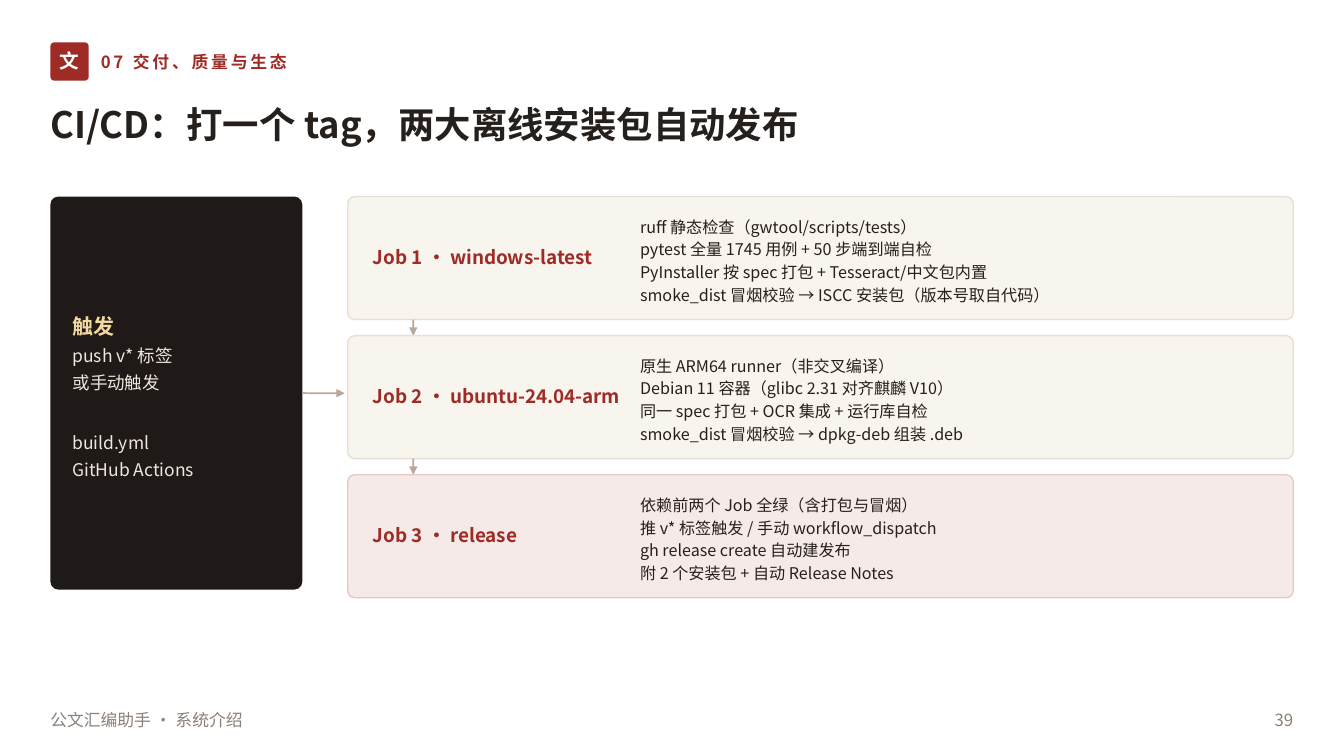
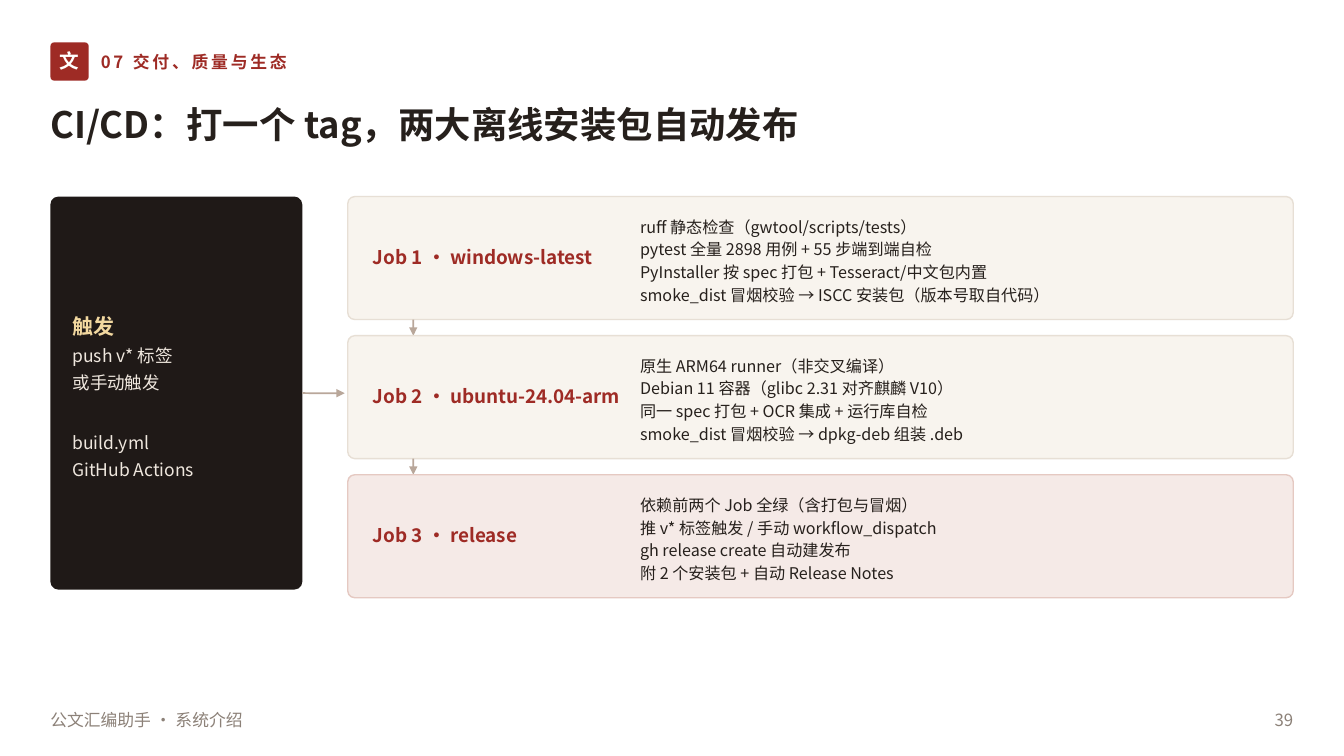
Before and after one commit to lzh745200/gwtool, a slide deck: slide 39 of doc/公文汇编助手-系统介绍.pptx. Drawn at 1344x756 pixels with LibreOffice and Linux fonts; fonts in the diff are those of the drawing. Boxes give left, top, right and bottom in pixels: in the first picture for what was removed or moved away, otherwise in the second. Text is boxed around its words. In the diff, an @@ line names an element or a change of style, - is before the commit and + after.

```diff
--- a/doc/公文汇编助手-系统介绍.pptx
+++ b/doc/公文汇编助手-系统介绍.pptx
@@ text at bbox=[640, 241, 932, 259]: text changed @@
-pytest 全量 1745 用例 + 50 步端到端自检
+pytest 全量 2898 用例 + 55 步端到端自检
```
Also in this commit, not shown: 8 other slides changed, 3 slides added, 2 slides removed, 36 other files.
